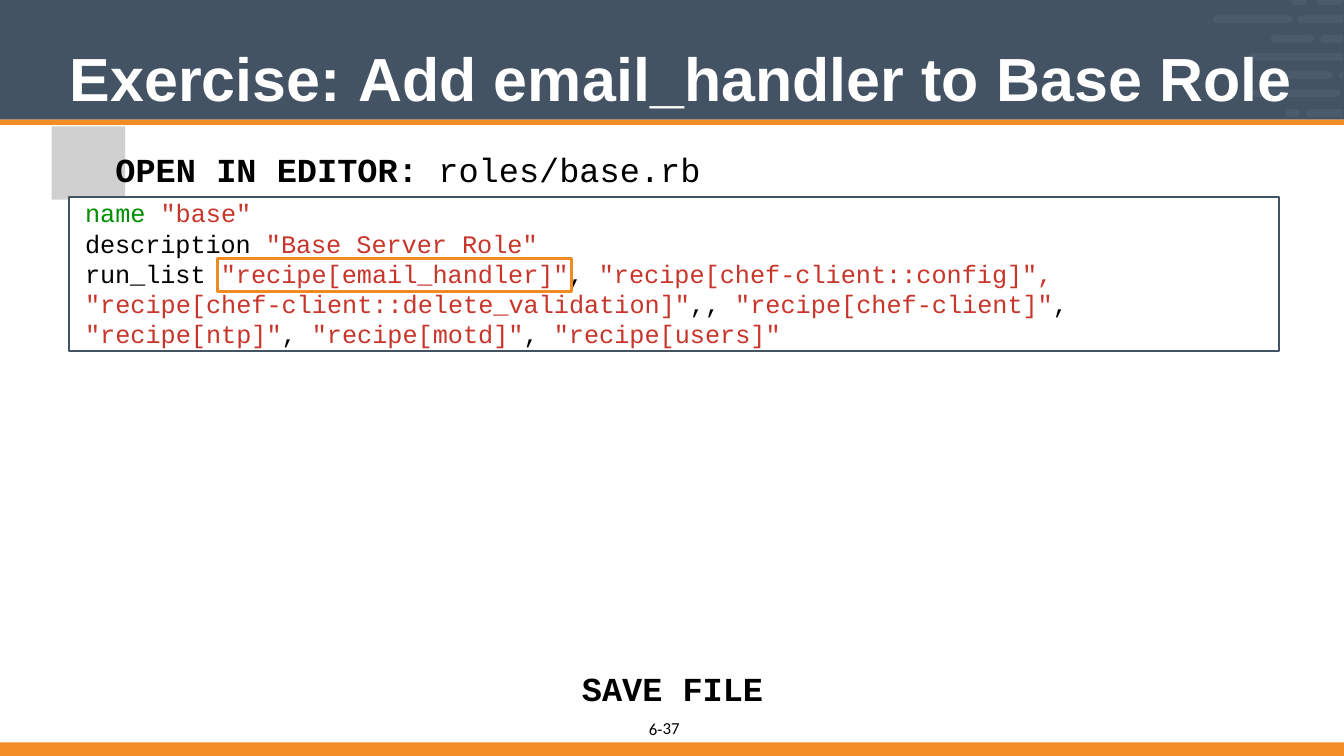
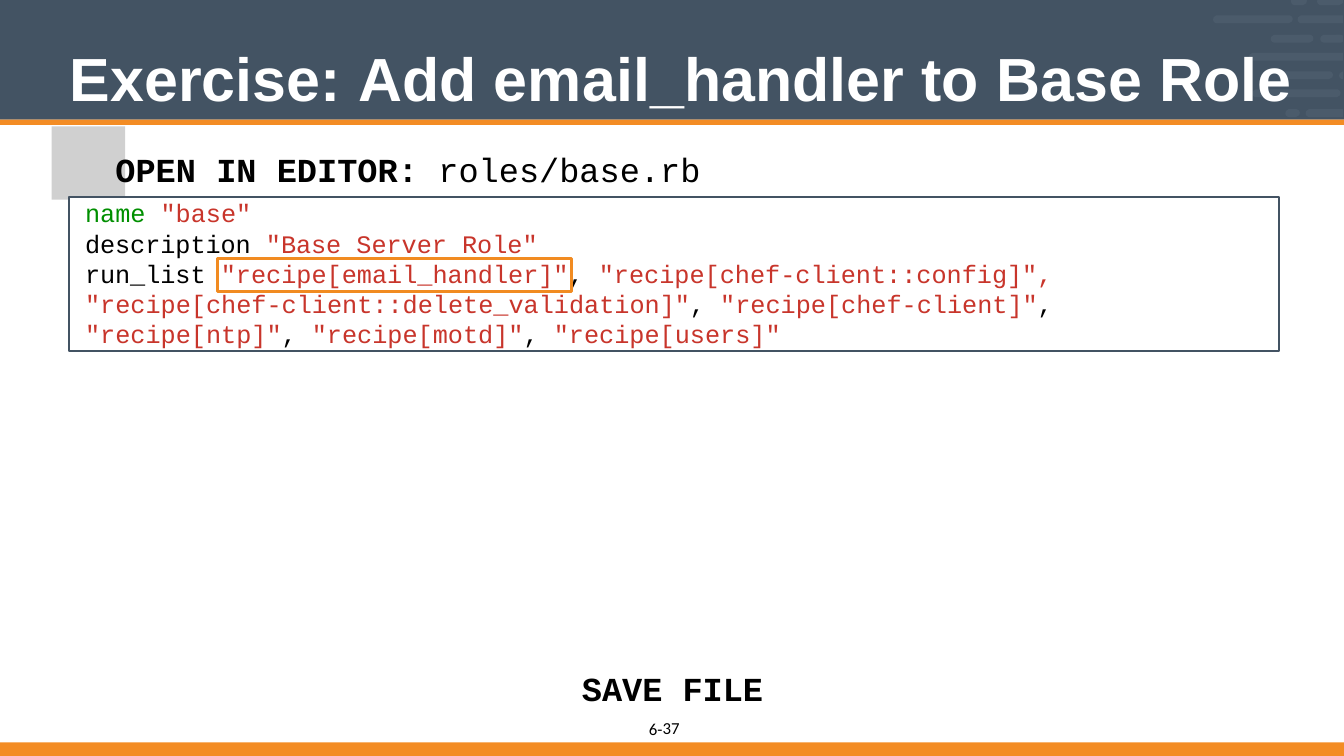
Before and after one commit to vinyar/chef-intermediate, a slide deck: slide 37 of 06-implementing_chef_handlers.pptx. Drawn at 1344x756 pixels with LibreOffice and Linux fonts; fonts in the diff are those of the drawing; grey boxes stand for pictures. Boxes give left, top, right and bottom in pixels: in the first picture for what was removed or moved away, otherwise in the second. Text is boxed around its words. In the diff, an @@ line names an element or a change of style, - is before the commit and + after.

```diff
--- a/06-implementing_chef_handlers.pptx
+++ b/06-implementing_chef_handlers.pptx
@@ text in rectangle at bbox=[85, 264, 1053, 352]: text changed @@
-run_list "recipe[email_handler]", "recipe[chef-client::config]", "recipe[chef-client::delete_validation]",, "recipe[chef-client]", "recipe[ntp]", "recipe[motd]", "recipe[users]"
+run_list "recipe[email_handler]", "recipe[chef-client::config]", "recipe[chef-client::delete_validation]", "recipe[chef-client]", "recipe[ntp]", "recipe[motd]", "recipe[users]"
```
Also in this commit, not shown: 4 other slides changed.
